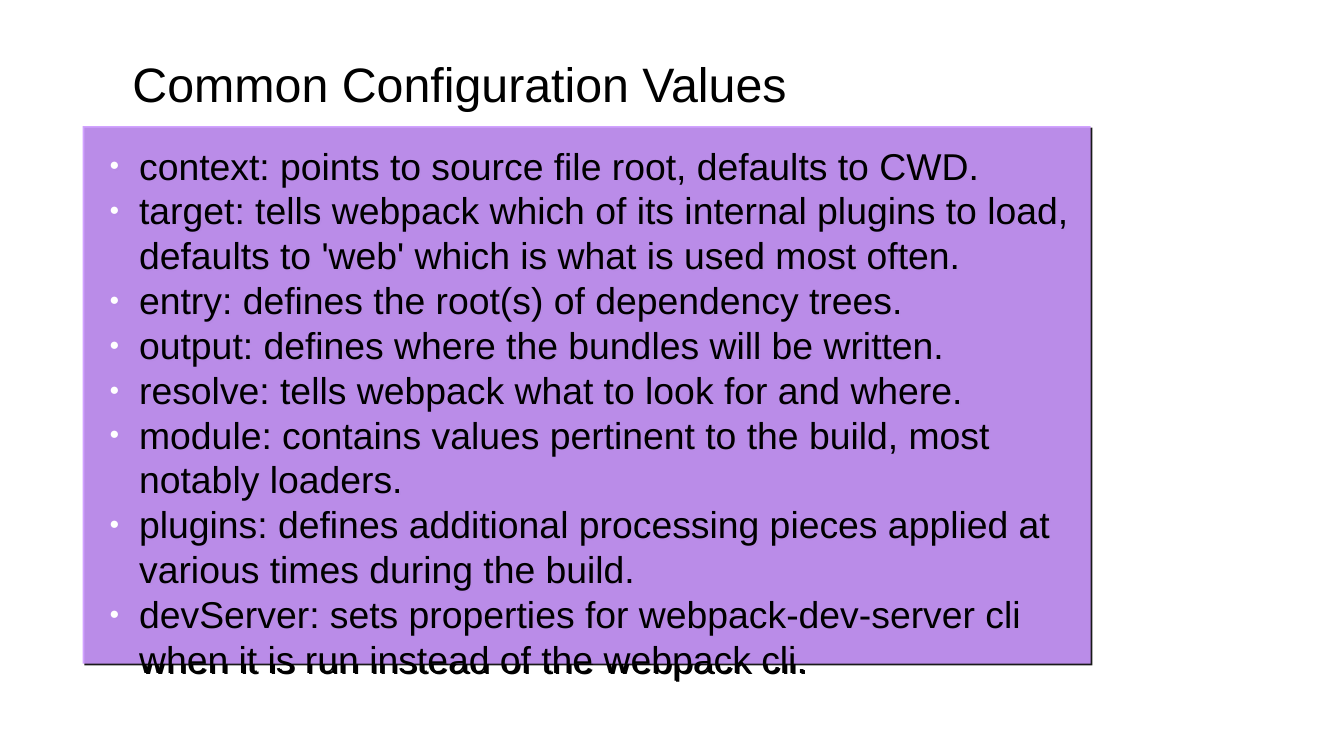
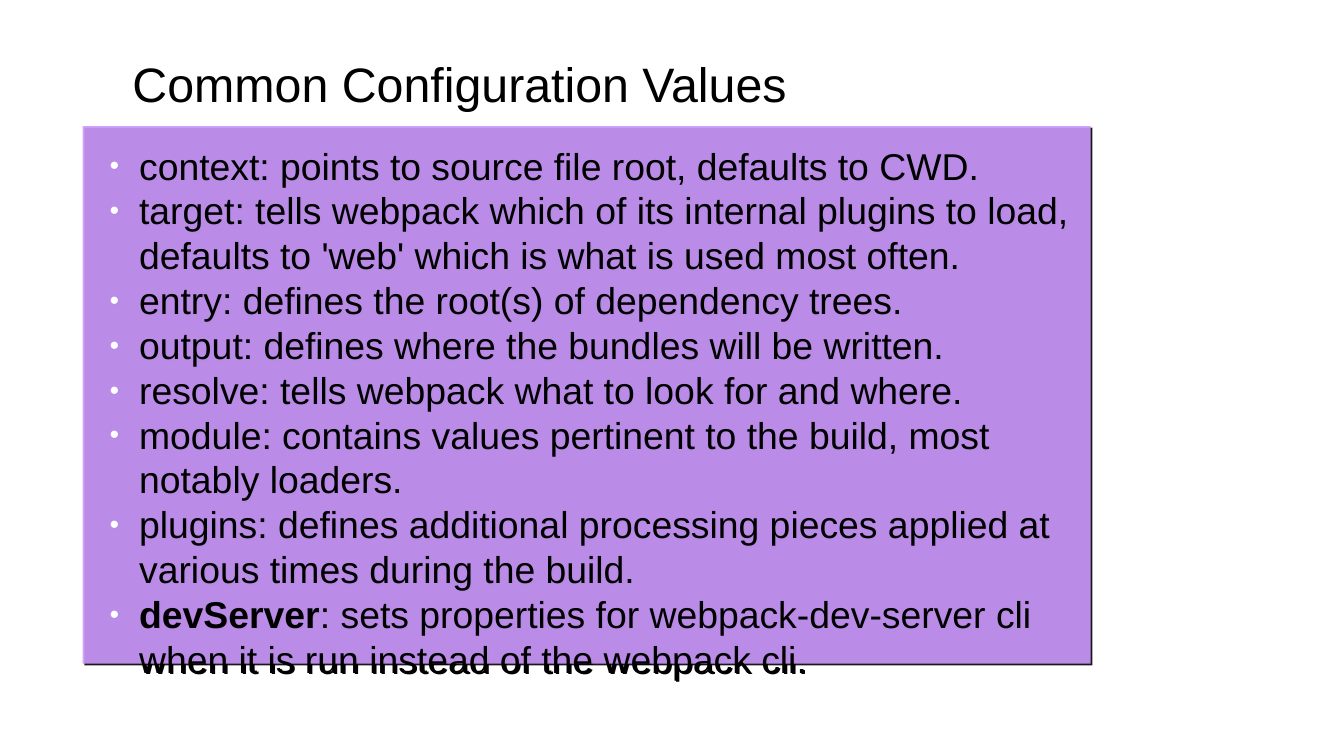
Before and after one commit to gharley/webpack-presi, a slide deck: slide 17 of webpack.odp (slide 6 before the commit). Drawn at 1344x756 pixels with LibreOffice and Linux fonts; fonts in the diff are those of the drawing; background and template pictures are left out. Boxes give left, top, right and bottom in pixels: in the first picture for what was removed or moved away, otherwise in the second. Text is boxed around its words. In the diff, an @@ line names an element or a change of style, - is before the commit and + after.

```diff
--- a/webpack.odp
+++ b/webpack.odp
@@ text at [139, 601, 1031, 680]: bold on in "devServer:" @@
```
Also in this commit, not shown: 3 other slides changed, 11 slides added, 5 other files.
